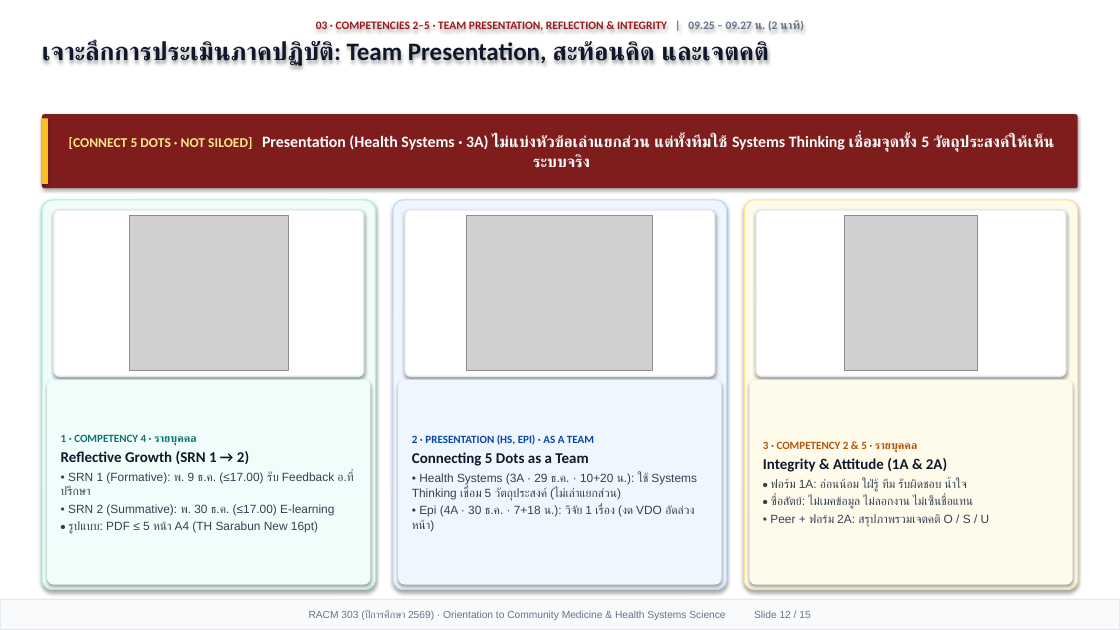
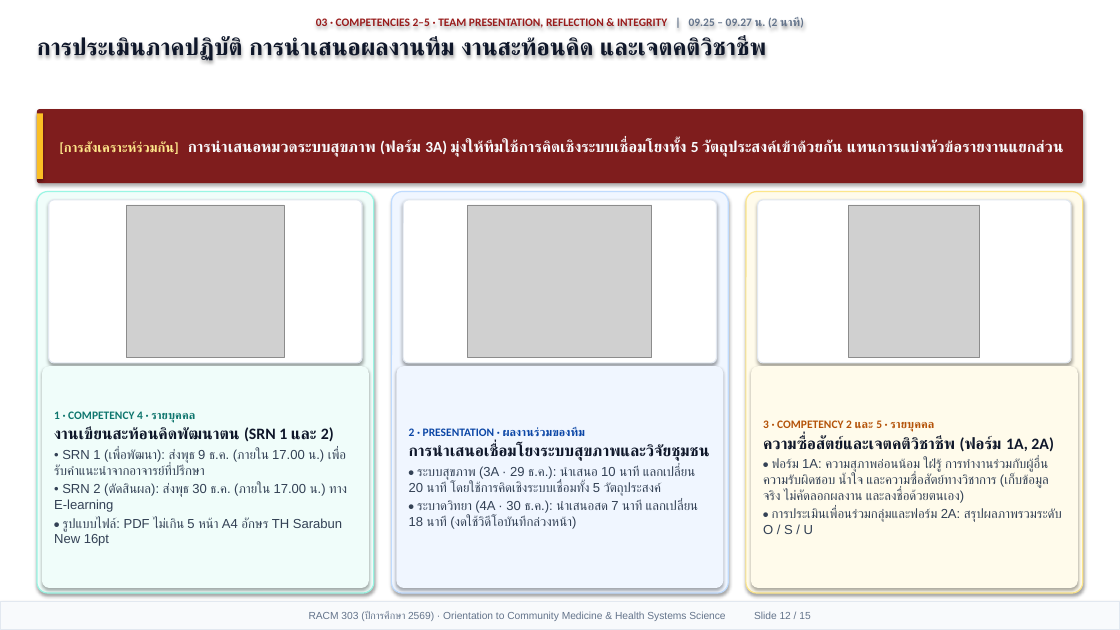
Before and after one commit to smartwoo/racm303-2569-faculty-member, a slide deck: slide 12 of exports/pptx/RACM303_2569_Orientation_Slides.pptx. Drawn at 1120x630 pixels with LibreOffice and Linux fonts; fonts in the diff are those of the drawing; grey boxes stand for pictures. Boxes give left, top, right and bottom in pixels: in the first picture for what was removed or moved away, otherwise in the second. Text is boxed around its words. In the diff, an @@ line names an element or a change of style, - is before the commit and + after.

```diff
--- a/exports/pptx/RACM303_2569_Orientation_Slides.pptx
+++ b/exports/pptx/RACM303_2569_Orientation_Slides.pptx
@@ text at (x1=37, y1=36, x2=767, y2=62): text changed; size 21.5 to 20.2 pt @@
-เจาะลึกการประเมินภาคปฏิบัติ: Team Presentation, สะท้อนคิด และเจตคติ
+การประเมินภาคปฏิบัติ การนำเสนอผลงานทีม งานสะท้อนคิด และเจตคติวิชาชีพ
@@ rectangle moved from (x1=42, y1=118, x2=48, y2=184) to (x1=37, y1=113, x2=43, y2=179) @@
@@ rounded rectangle "[การสังเคราะห์ร่วมกัน] การนำเสนอหมวดระบบสุขภาพ (ฟอร์ม 3A) มุ ..." resized from (x1=42, y1=114, x2=1078, y2=188) to (x1=37, y1=109, x2=1083, y2=183) @@
@@ text in rounded rectangle at (x1=60, y1=139, x2=1064, y2=156): text changed; size 13.6 to 13.2 pt @@
-[CONNECT 5 DOTS · NOT SILOED] Presentation (Health Systems · 3A) ไม่แบ่งหัวข้อเล่าแยกส่วน แต่ทั้งทีมใช้ Systems Thinking เชื่อมจุดทั้ง 5 วัตถุประสงค์ให้เห็นระบบจริง
+[การสังเคราะห์ร่วมกัน] การนำเสนอหมวดระบบสุขภาพ (ฟอร์ม 3A) มุ่งให้ทีมใช้การคิดเชิงระบบเชื่อมโยงทั้ง 5 วัตถุประสงค์เข้าด้วยกัน แทนการแบ่งหัวข้อรายงานแยกส่วน
@@ rounded rectangle resized from (x1=42, y1=200, x2=376, y2=590) to (x1=37, y1=192, x2=374, y2=593) @@
@@ rounded rectangle moved from (x1=54, y1=210, x2=364, y2=376) to (x1=49, y1=200, x2=362, y2=363) @@
@@ rounded rectangle resized from (x1=393, y1=200, x2=727, y2=590) to (x1=392, y1=192, x2=728, y2=593) @@
@@ rounded rectangle resized from (x1=405, y1=210, x2=715, y2=376) to (x1=403, y1=200, x2=717, y2=363) @@
@@ rounded rectangle resized from (x1=744, y1=200, x2=1078, y2=590) to (x1=746, y1=192, x2=1083, y2=593) @@
@@ 2 pictures, 1 rounded rectangle moved together from (x1=129, y1=210, x2=1066, y2=376) to (x1=127, y1=200, x2=1071, y2=363) @@
@@ picture moved from (x1=845, y1=216, x2=978, y2=371) to (x1=849, y1=205, x2=980, y2=358) @@
@@ rounded rectangle "1 · COMPETENCY 4 · ..." resized from (x1=47, y1=380, x2=371, y2=585) to (x1=42, y1=366, x2=369, y2=588) @@
@@ rounded rectangle "2 · PRESENTATION · ผลงานร่วมของทีม" resized from (x1=398, y1=380, x2=722, y2=585) to (x1=397, y1=366, x2=723, y2=588) @@
@@ rounded rectangle "3 · COMPETENCY 2 และ ..." resized from (x1=749, y1=380, x2=1073, y2=585) to (x1=751, y1=366, x2=1078, y2=588) @@
@@ text in rounded rectangle at (x1=54, y1=411, x2=195, y2=423): size 9.5 to 9.8 pt in "1 · COMPETENCY 4 · รายบุคคล" @@
@@ text in rounded rectangle at (x1=54, y1=426, x2=347, y2=546): text changed; size 10.2 to 11.2 pt @@
-Reflective Growth (SRN 1 → 2)
-• SRN 1 (Formative): พ. 9 ธ.ค. (≤17.00) รับ Feedback อ.ที่ปรึกษา
-• SRN 2 (Summative): พ. 30 ธ.ค. (≤17.00) E-learning
-• รูปแบบ: PDF ≤ 5 หน้า A4 (TH Sarabun New 16pt)
+งานเขียนสะท้อนคิดพัฒนาตน (SRN 1 และ 2)
+• SRN 1 (เพื่อพัฒนา): ส่งพุธ 9 ธ.ค. (ภายใน 17.00 น.) เพื่อรับคำแนะนำจากอาจารย์ที่ปรึกษา
+• SRN 2 (ตัดสินผล): ส่งพุธ 30 ธ.ค. (ภายใน 17.00 น.) ทาง E-learning
+• รูปแบบไฟล์: PDF ไม่เกิน 5 หน้า A4 อักษร TH Sarabun New 16pt
@@ text in rounded rectangle at (x1=409, y1=427, x2=698, y2=529): text changed; size 10.2 to 11.2 pt @@
-2 · PRESENTATION (HS, EPI) · AS A TEAM
-Connecting 5 Dots as a Team
-• Health Systems (3A · 29 ธ.ค. · 10+20 น.): ใช้ Systems Thinking เชื่อม 5 วัตถุประสงค์ (ไม่เล่าแยกส่วน)
-• Epi (4A · 30 ธ.ค. · 7+18 น.): วิจัย 1 เรื่อง (งด VDO อัดล่วงหน้า)
+2 · PRESENTATION · ผลงานร่วมของทีม
+การนำเสนอเชื่อมโยงระบบสุขภาพและวิจัยชุมชน
+• ระบบสุขภาพ (3A · 29 ธ.ค.): นำเสนอ 10 นาที แลกเปลี่ยน 20 นาที โดยใช้การคิดเชิงระบบเชื่อมทั้ง 5 วัตถุประสงค์
+• ระบาดวิทยา (4A · 30 ธ.ค.): นำเสนอสด 7 นาที แลกเปลี่ยน 18 นาที (งดใช้วิดีโอบันทึกล่วงหน้า)
@@ text in rounded rectangle at (x1=763, y1=420, x2=1062, y2=534): text changed; size 10.2 to 11.2 pt @@
-3 · COMPETENCY 2 & 5 · รายบุคคล
-Integrity & Attitude (1A & 2A)
-• ฟอร์ม 1A: อ่อนน้อม ใฝ่รู้ ทีม รับผิดชอบ น้ำใจ
-• ซื่อสัตย์: ไม่เมคข้อมูล ไม่ลอกงาน ไม่เซ็นชื่อแทน
-• Peer + ฟอร์ม 2A: สรุปภาพรวมเจตคติ O / S / U
+3 · COMPETENCY 2 และ 5 · รายบุคคล
+ความซื่อสัตย์และเจตคติวิชาชีพ (ฟอร์ม 1A, 2A)
+• ฟอร์ม 1A: ความสุภาพอ่อนน้อม ใฝ่รู้ การทำงานร่วมกับผู้อื่น ความรับผิดชอบ น้ำใจ และความซื่อสัตย์ทางวิชาการ (เก็บข้อมูลจริง ไม่คัดลอกผลงาน และลงชื่อด้วยตนเอง)
+• การประเมินเพื่อนร่วมกลุ่มและฟอร์ม 2A: สรุปผลภาพรวมระดับ O / S / U
```
Also in this commit, not shown: 13 other slides changed, 1 slide added, 1 slide removed, 5 other files.
